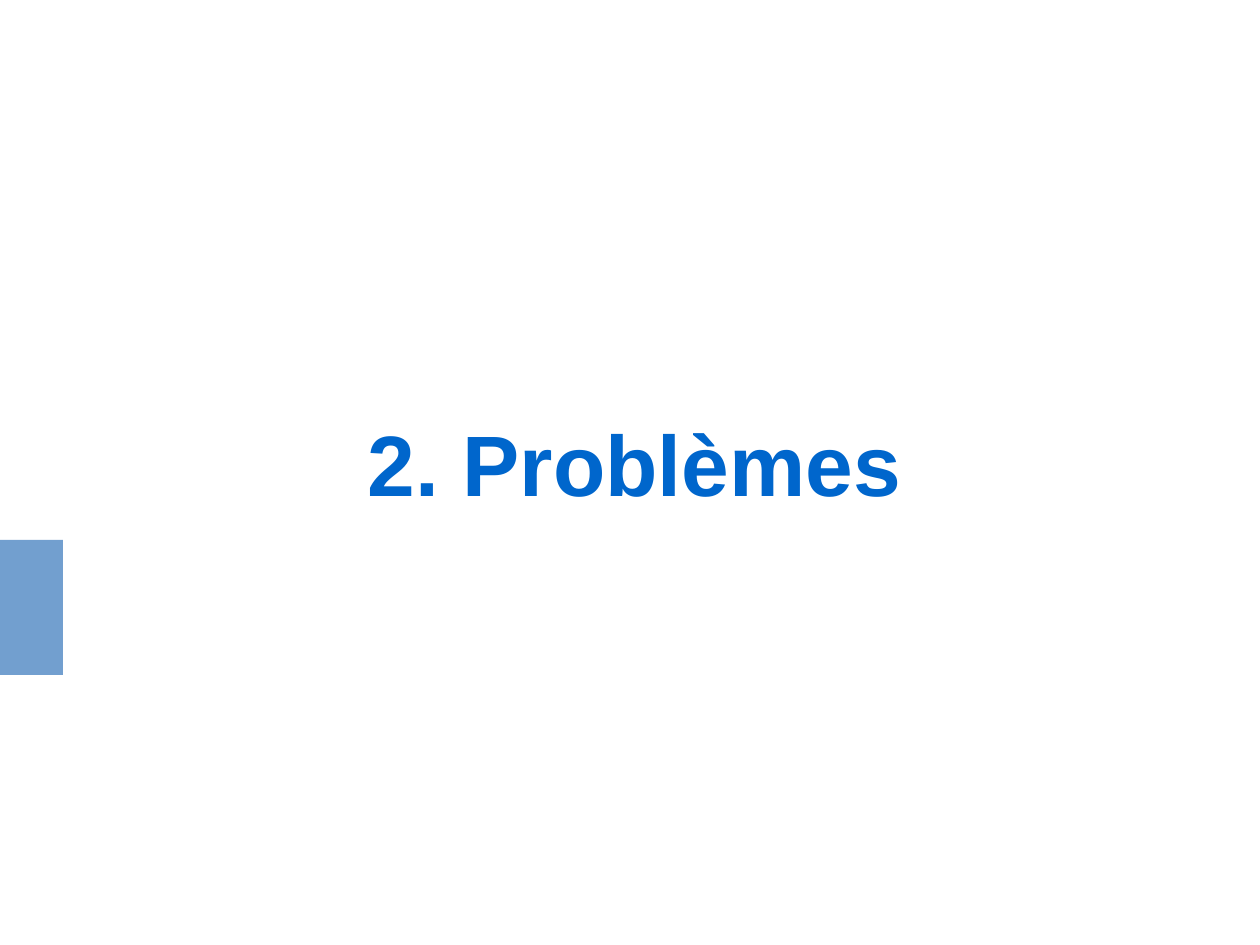
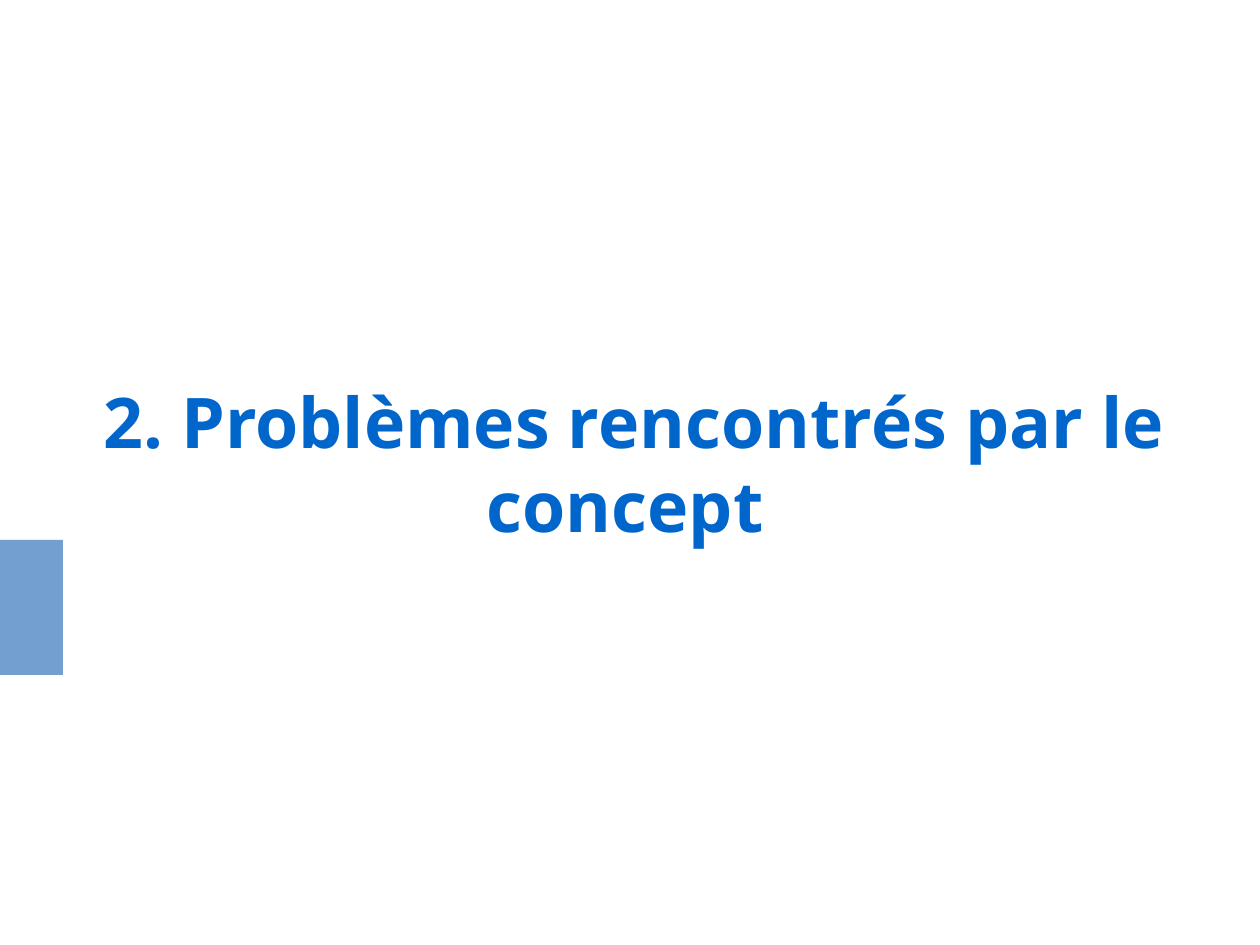
Before and after one commit to evadelmas/keystone_concept, a slide deck: slide 7 of presentation_LEIPS.odp. Drawn at 1260x945 pixels with LibreOffice and Linux fonts; fonts in the diff are those of the drawing. Boxes give left, top, right and bottom in pixels: in the first picture for what was removed or moved away, otherwise in the second. Text is boxed around its words. In the diff, an @@ line names an element or a change of style, - is before the commit and + after.

```diff
--- a/presentation_LEIPS.odp
+++ b/presentation_LEIPS.odp
@@ subtitle at box(103, 394, 1164, 549): text changed; size 54 to 44 pt; font Arial to Open Sans @@
-2. Problèmes
+2. Problèmes rencontrés par le concept
```
Also in this commit, not shown: 5 other slides changed, 14 slides added, 3 slides removed.
